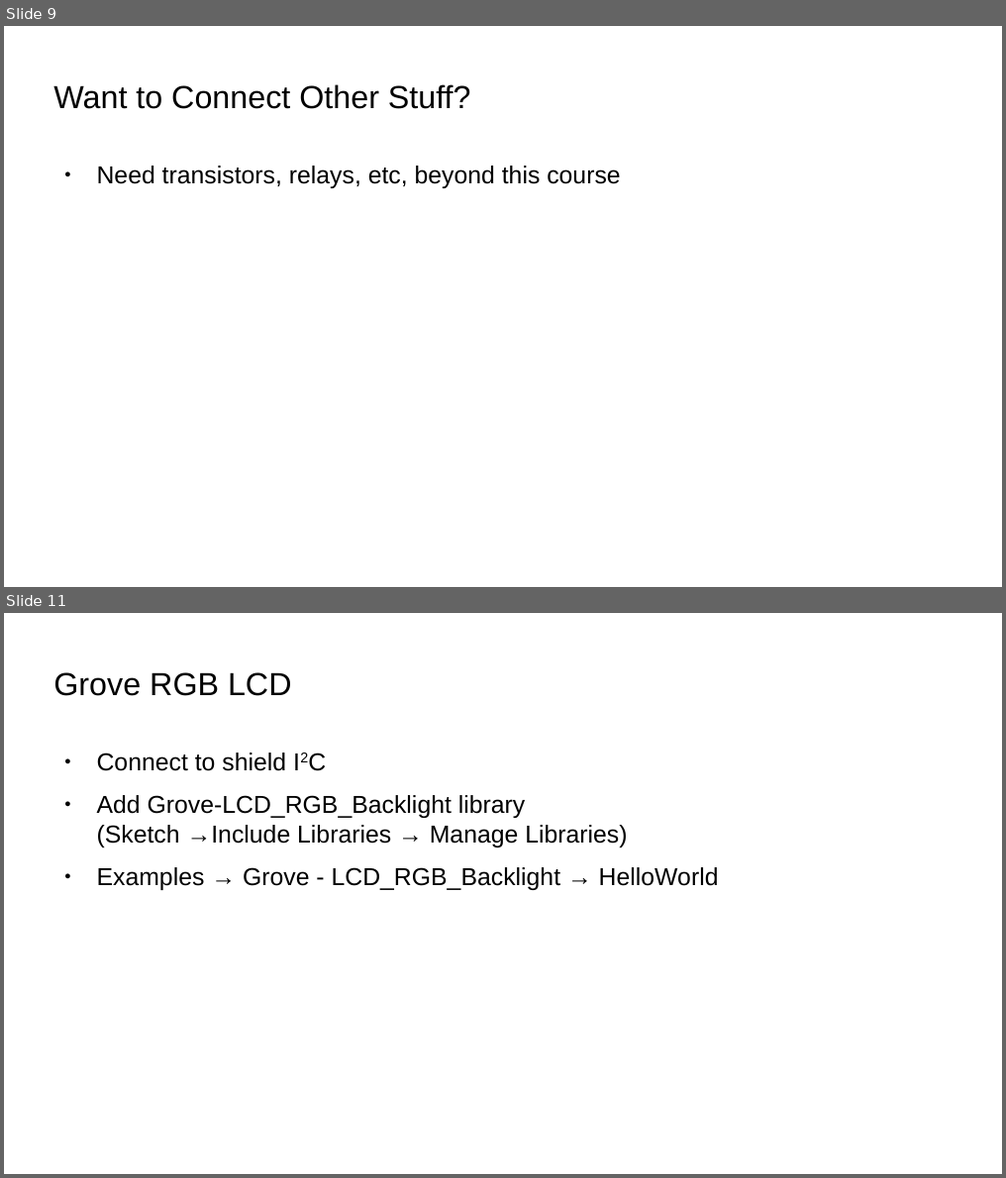
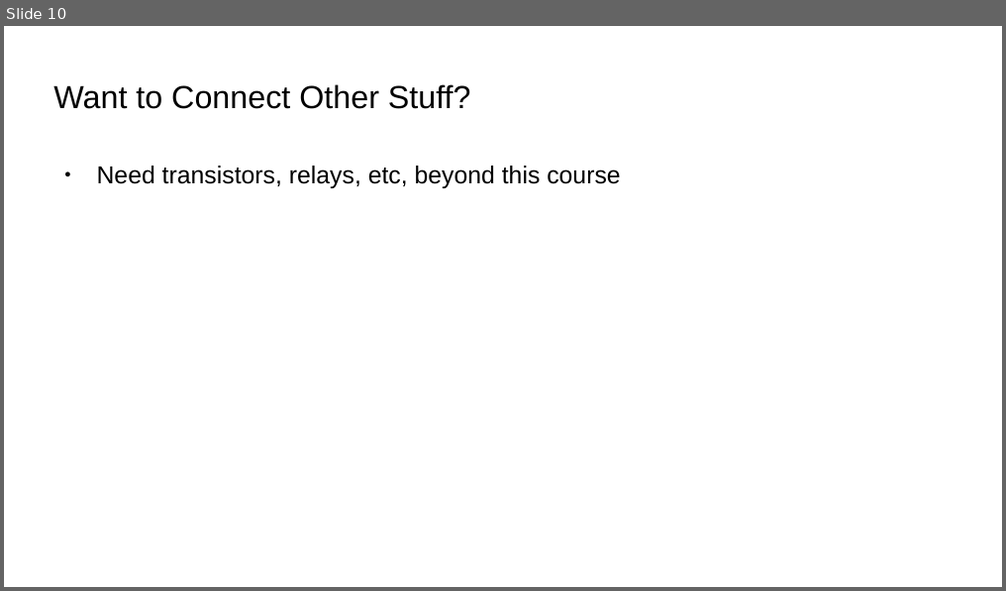
Before and after one commit to bradakelly/ArduinoDevelopmentWorkshop, a slide deck: CourseSlideshow.odp. Shown one above the other, each under a label of ours: slides 9 and 11 before the commit, slide 10 after it; the slides between them are not shown. The pictures are 1006x1178 and 1006x591 pixels, drawn with LibreOffice and Linux fonts; fonts in the diff are those of the drawing; background and template pictures are left out. Boxes give left, top, right and bottom in pixels: in the first picture for what was removed or moved away, otherwise in the second. Text is boxed around its words. In the diff, an @@ line names an element or a change of style, - is before the commit and + after.

```diff
--- a/CourseSlideshow.odp
+++ b/CourseSlideshow.odp
@@ slide 11 removed at (4,613,1002,1174), background picture (left out) @@
@@ title removed at (54,672,292,696) @@
-Grove RGB LCD
@@ text removed at (97,753,719,890) @@
-● Connect to shield I2C
-● Add Grove-LCD_RGB_Backlight library
-  (Sketch →Include Libraries → Manage Libraries)
-● Examples → Grove - LCD_RGB_Backlight → HelloWorld
@@ what was slide 9 is now slide 10 @@
```
Also in this commit, not shown: 1 slide changed, 12 slides added, 5 other slides removed.
